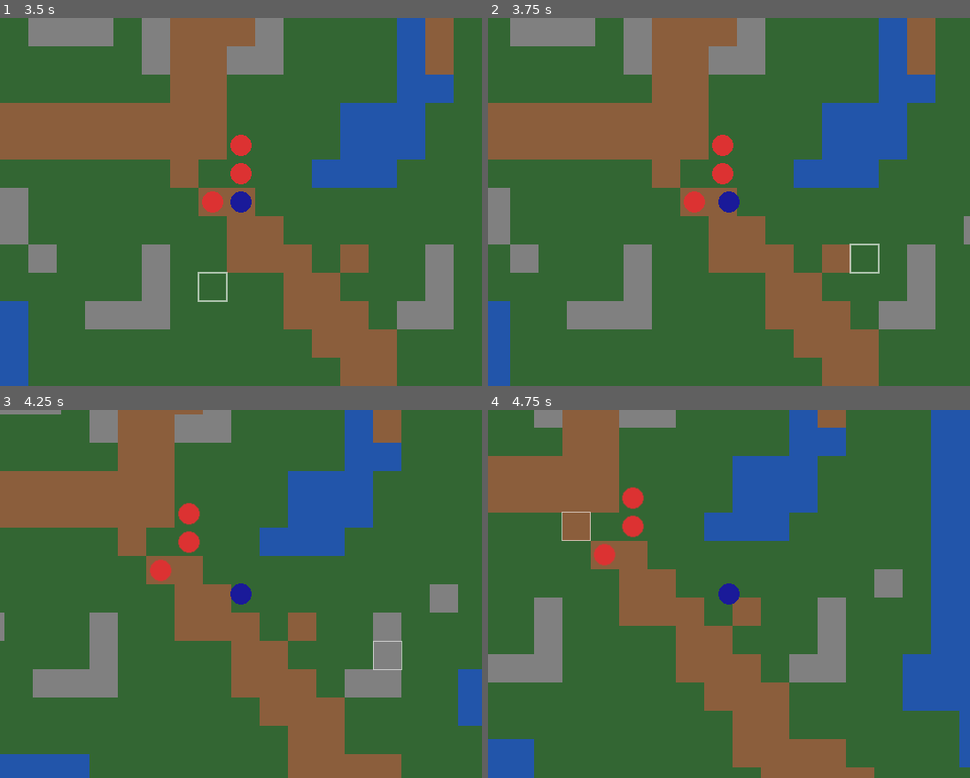
Above: before the commit, frames 1-4 (two rows, left to right).
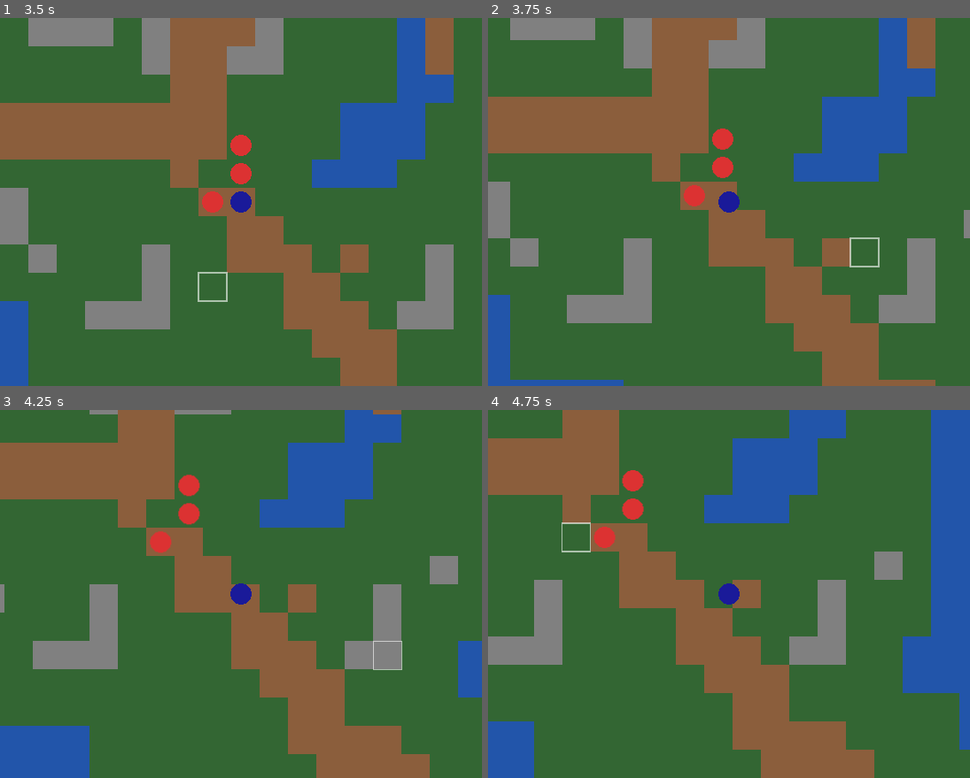
Above: after the commit, the same moments.

Repository: gabrielrheimer/classic-rpg-godot
Game: Godot game, scene res://scenes/game_map.tscn
Same seed, same stepped clock (60 frames per second), same inputs: the game is played once before the commit and once after it.
Inputs (mouse positions are in pixels of both pictures, inside the frame that each line leads up to):
- Up to frame 1 (3.5 s): tap Enter at 0.5 s; move the mouse to (347, 183) at 0.52 s; hold D (move_right) 0.53-1.28 s; click (347, 183) at 0.67 s; move the mouse to (144, 220) at 1.27 s; hold S (move_down) 1.28-2.03 s; click (144, 220) at 1.42 s; move the mouse to (289, 121) at 2.02 s; hold D (move_right) 2.03-2.78 s; click (289, 121) at 2.17 s; move the mouse to (216, 275) at 2.77 s; hold W (move_up) from 2.78 s (still down); click (216, 275) at 2.92 s
- Up to frame 2 (3.75 s): move the mouse to (873, 257) at 3.52 s; release W (move_up) at 3.53 s; hold A (move_left) from 3.53 s (still down); click (873, 257) at 3.67 s
- Up to frame 3 (4.25 s): keep holding A (move_left)
- Up to frame 4 (4.75 s): keep holding A (move_left); move the mouse to (584, 538) at 4.27 s; click (584, 538) at 4.42 s

Frame 1 is identical in both runs. In frame 2, 6.9% of the frame differs, in the area x 0-100%, y 6-100%; in frame 3, 26%, in the area x 0-100%, y 0-100%; in frame 4, 16%.

Commit message:
feat: enable pathfinding for enemies

Diff:
--- a/scripts/entities/enemy.gd
+++ b/scripts/entities/enemy.gd
@@ -30,11 +30,18 @@
 		_move_toward(player.tile_pos)
 
 func _move_toward(target: Vector2i) -> void:
-	var diff = target - tile_pos
-	var step = Vector2i(sign(diff.x), sign(diff.y))
-	var new_pos = tile_pos + step
 	var game_map = get_parent()
-	if not game_map.is_walkable(new_pos):
+	var exclude: Array[Vector2i] = [tile_pos]
+	var path = game_map.get_tile_path(tile_pos, target, exclude)
+	if path.is_empty():
+		return
+	var next = path[0]
+	if next == target:
+		return  # would land on player tile
+	_do_move(next, game_map)
+
+func _do_move(new_pos: Vector2i, game_map: Node2D) -> void:
+	if not game_map.is_passable(new_pos) or game_map.occupied_tiles.has(new_pos):
 		return
 	game_map.occupied_tiles.erase(tile_pos)
 	tile_pos = new_pos
--- a/scripts/world/game_map.gd
+++ b/scripts/world/game_map.gd
@@ -3,8 +3,7 @@
 var grid: Dictionary = {}  # Vector2i -> Enums.TileType
 var occupied_tiles: Dictionary = {}  # Vector2i -> Enemy
 var _tilemap: TileMapLayer
-var _astar := AStar2D.new()
-var _astar_offset := Vector2i.ZERO
+var _astar := AStarGrid2D.new()
 
 const STRING_TO_TILE_TYPE = {
 	"floor": Enums.TileType.FLOOR,
@@ -20,45 +19,44 @@
 		grid[cell] = STRING_TO_TILE_TYPE.get(type_str, Enums.TileType.FLOOR)
 	_build_astar()
 
-func _tile_id(tile: Vector2i) -> int:
-	var t = tile - _astar_offset
-	return t.x * 10000 + t.y
-
 func _build_astar() -> void:
 	var min_x = INF
 	var min_y = INF
+	var max_x = -INF
+	var max_y = -INF
 	for tile in grid:
-		if tile.x < min_x:
-			min_x = tile.x
-		if tile.y < min_y:
-			min_y = tile.y
-	_astar_offset = Vector2i(min_x, min_y)
+		if tile.x < min_x: min_x = tile.x
+		if tile.y < min_y: min_y = tile.y
+		if tile.x > max_x: max_x = tile.x
+		if tile.y > max_y: max_y = tile.y
+	_astar.region = Rect2i(min_x, min_y, max_x - min_x + 1, max_y - min_y + 1)
+	_astar.diagonal_mode = AStarGrid2D.DIAGONAL_MODE_ALWAYS
+	_astar.default_compute_heuristic = AStarGrid2D.HEURISTIC_CHEBYSHEV
+	_astar.update()
 	for tile in grid:
 		var tile_data = _tilemap.get_cell_tile_data(tile)
 		if tile_data == null or not tile_data.get_custom_data("walkable"):
-			continue
-		_astar.add_point(_tile_id(tile), Vector2(tile))
-	for tile in grid:
-		if not _astar.has_point(_tile_id(tile)):
-			continue
-		for dx in [-1, 0, 1]:
-			for dy in [-1, 0, 1]:
-				if dx == 0 and dy == 0:
-					continue
-				var neighbor = tile + Vector2i(dx, dy)
-				if _astar.has_point(_tile_id(neighbor)):
-					_astar.connect_points(_tile_id(tile), _tile_id(neighbor), false)
+			_astar.set_point_solid(tile, true)
 
-func get_tile_path(from: Vector2i, to: Vector2i) -> Array[Vector2i]:
-	var raw = _astar.get_point_path(_tile_id(from), _tile_id(to))
+func get_tile_path(from: Vector2i, to: Vector2i, exclude: Array[Vector2i] = []) -> Array[Vector2i]:
+	for tile in occupied_tiles:
+		if tile != from and tile != to and not tile in exclude:
+			_astar.set_point_solid(tile, true)
+	var raw = _astar.get_id_path(from, to)
+	for tile in occupied_tiles:
+		if tile != from and tile != to and not tile in exclude:
+			_astar.set_point_solid(tile, false)
 	var result: Array[Vector2i] = []
-	for i in range(1, raw.size()):  # skip index 0 (current tile)
-		result.append(Vector2i(raw[i]))
+	for i in range(1, raw.size()):
+		result.append(raw[i])
 	return result
 
 func is_walkable(tile_pos: Vector2i) -> bool:
 	if occupied_tiles.has(tile_pos):
 		return false
+	return is_passable(tile_pos)
+
+func is_passable(tile_pos: Vector2i) -> bool:
 	var tile_data = _tilemap.get_cell_tile_data(tile_pos)
 	if tile_data == null:
 		return false
Not shown, changed: CHANGELOG.md
